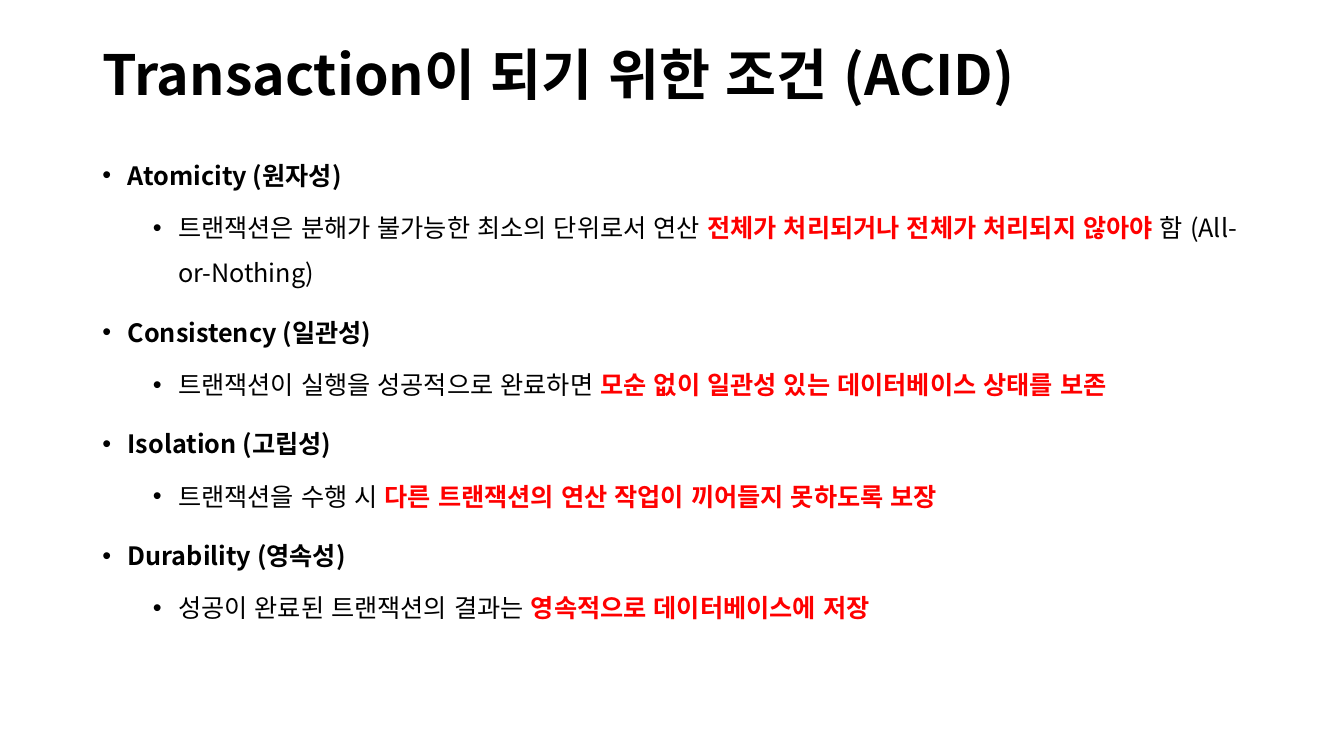
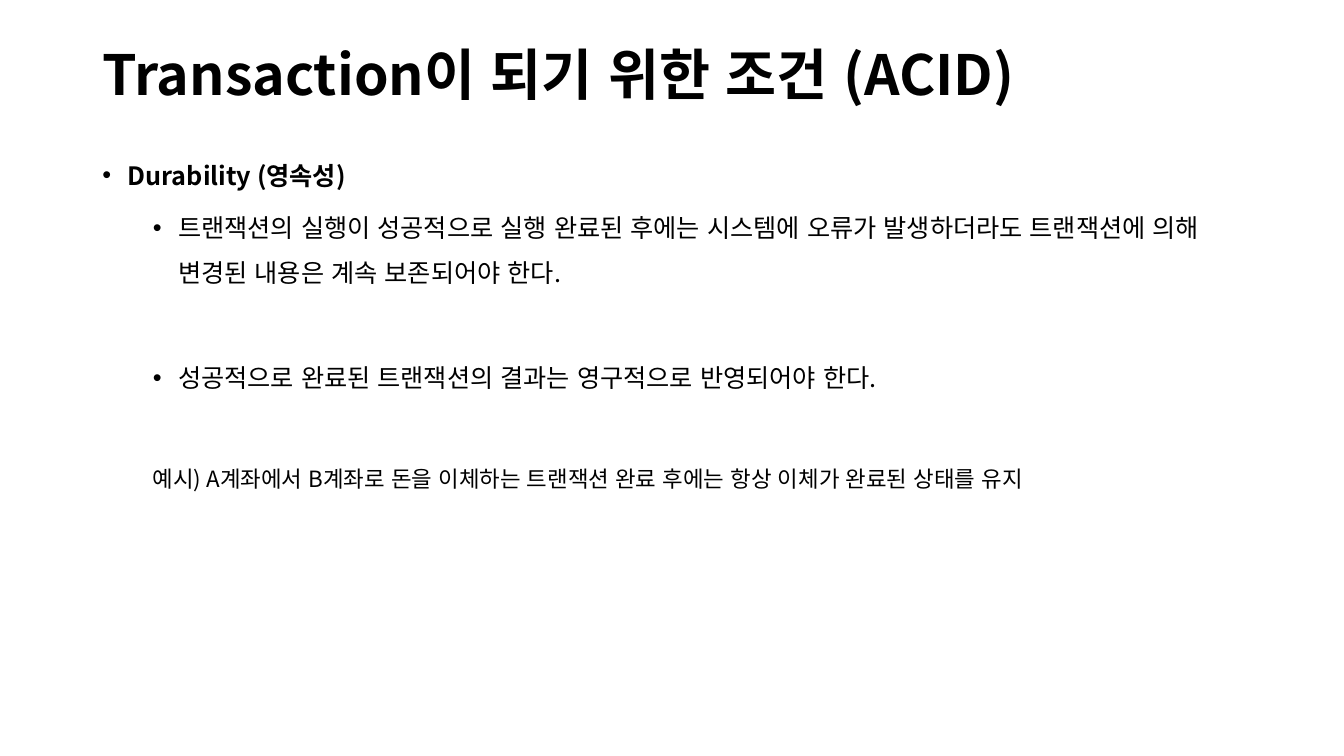
Before and after one commit to lhs501/mirim, a slide deck: slide 8 of TT.pptx (slide 5 before the commit). Drawn at 1344x756 pixels with LibreOffice and Linux fonts; fonts in the diff are those of the drawing. Boxes give left, top, right and bottom in pixels: in the first picture for what was removed or moved away, otherwise in the second. Text is boxed around its words. In the diff, an @@ line names an element or a change of style, - is before the commit and + after.

```diff
--- a/TT.pptx
+++ b/TT.pptx
@@ text at [128,164,1237,509]: paragraphs removed @@
-• Atomicity (원자성)
-  • 트랜잭션은 분해가 불가능한 최소의 단위로서 연산 전체가 처리되거나 전체가 처리되지 않아야 함 (All-or-Nothing)
-• Consistency (일관성)
-  • 트랜잭션이 실행을 성공적으로 완료하면 모순 없이 일관성 있는 데이터베이스 상태를 보존
-• Isolation (고립성)
-  • 트랜잭션을 수행 시 다른 트랜잭션의 연산 작업이 끼어들지 못하도록 보장
@@ text at [153,216,1199,491]: text changed @@
-  • 성공이 완료된 트랜잭션의 결과는 영속적으로 데이터베이스에 저장
+  • 트랜잭션의 실행이 성공적으로 실행 완료된 후에는 시스템에 오류가 발생하더라도 트랜잭션에 의해 변경된 내용은 계속 보존되어야 한다.
+  • 성공적으로 완료된 트랜잭션의 결과는 영구적으로 반영되어야 한다.
+  예시) A계좌에서 B계좌로 돈을 이체하는 트랜잭션 완료 후에는 항상 이체가 완료된 상태를 유지
```
Also in this commit, not shown: 2 other slides changed, 5 slides added, 1 other file.
